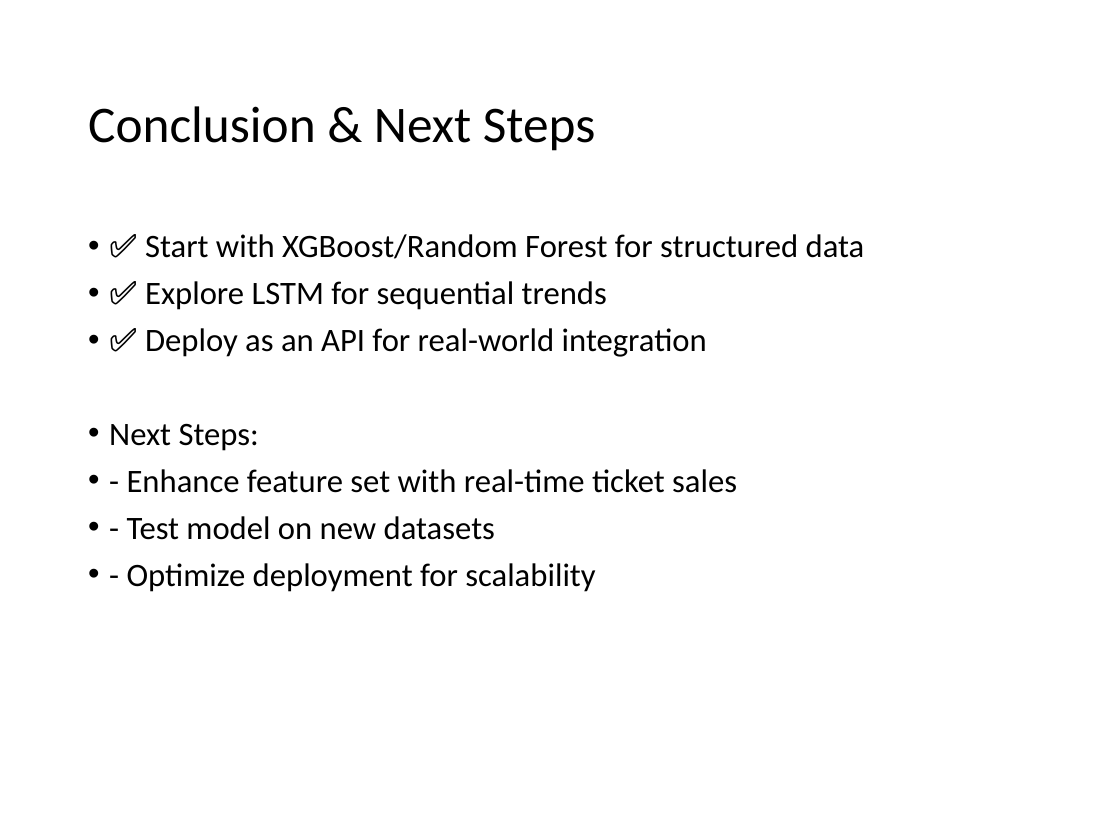
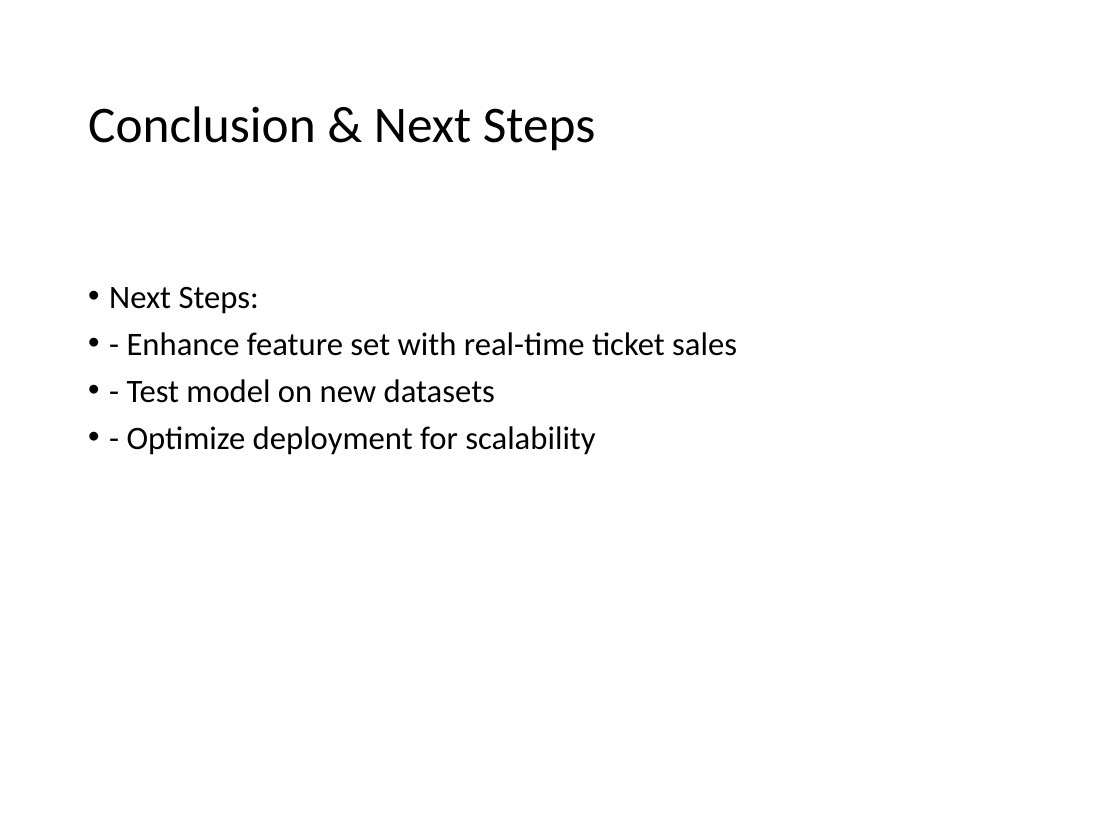
Before and after one commit to bharat15-ml/PVR_Movie_Project, a slide deck: slide 9 of Theatre_Seat_Occupancy.pptx (slide 8 before the commit). Drawn at 1120x840 pixels with LibreOffice and Linux fonts; fonts in the diff are those of the drawing. Boxes give left, top, right and bottom in pixels: in the first picture for what was removed or moved away, otherwise in the second. Text is boxed around its words. In the diff, an @@ line names an element or a change of style, - is before the commit and + after.

Commit message:
Updated Presentation

```diff
--- a/Theatre_Seat_Occupancy.pptx
+++ b/Theatre_Seat_Occupancy.pptx
@@ text at (145,234,865,357): paragraphs removed @@
-• ✅ Start with XGBoost/Random Forest for structured data
-• ✅ Explore LSTM for sequential trends
-• ✅ Deploy as an API for real-world integration
```
Also in this commit, not shown: 2 other slides changed, 1 slide added.
